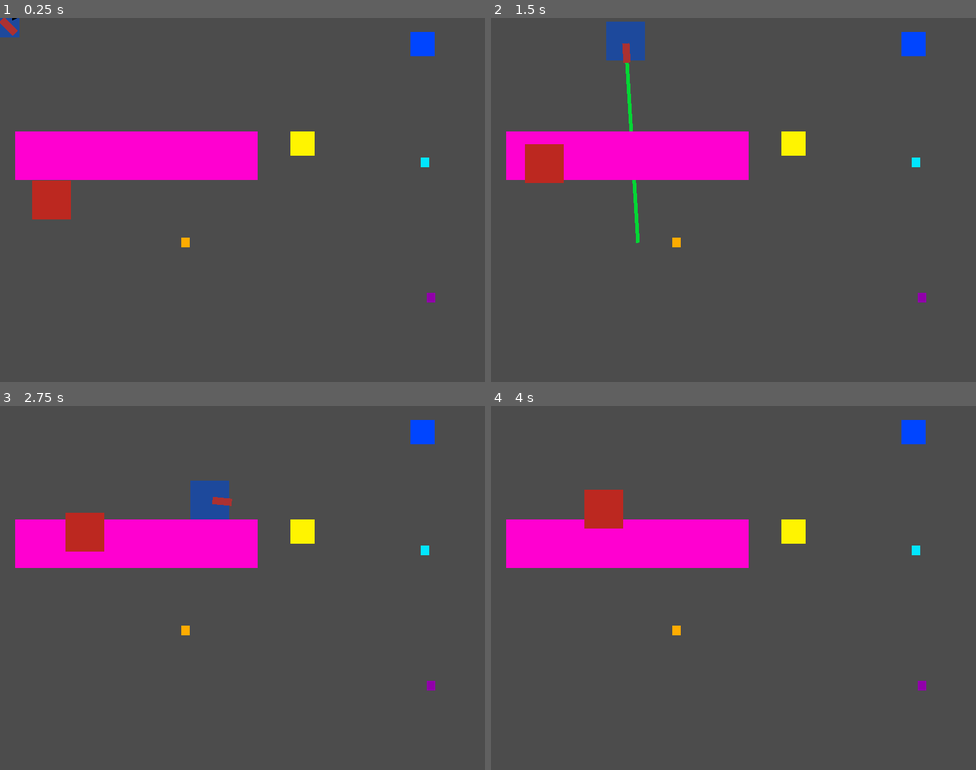
Above: before the commit, frames 1-4 (two rows, left to right).
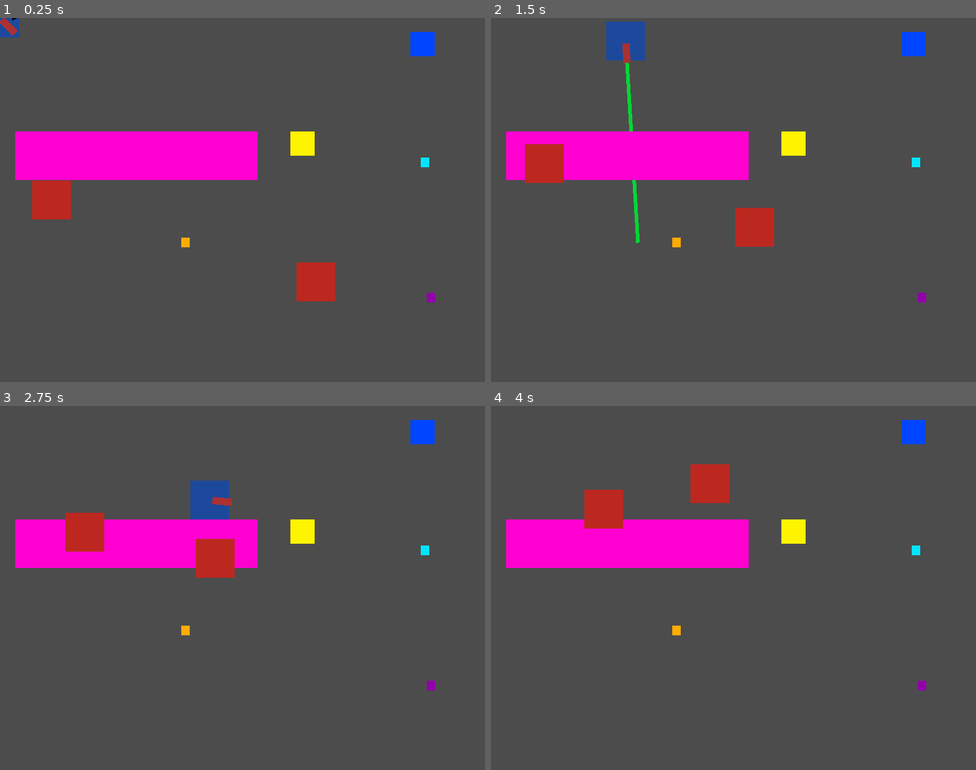
Above: after the commit, the same moments.

Repository: Hackerspace-IFUSP/Crossover_Jam_2021
Game: Godot game, scene res://Scenes/Game.tscn
Same seed, same stepped clock (60 frames per second), same inputs: the game is played once before the commit and once after it.
Inputs (mouse positions are in pixels of both pictures, inside the frame that each line leads up to):
- Up to frame 1 (0.25 s): no input
- Up to frame 2 (1.5 s): move the mouse to (840, 181) at 0.52 s; hold Right (ui_right) 0.53-1.28 s; tap Space (dash) at 0.6 s; move the mouse to (636, 218) at 1.27 s; hold Down (ui_down) from 1.28 s (still down); click (636, 218) at 1.35 s
- Up to frame 3 (2.75 s): move the mouse to (291, 507) at 2.02 s; release Down (ui_down) at 2.03 s; hold Right (ui_right) from 2.03 s (still down); tap Space (dash) at 2.1 s
- Up to frame 4 (4 s): move the mouse to (709, 660) at 2.77 s; release Right (ui_right) at 2.78 s; hold Up (ui_up) 2.78-3.53 s; click (709, 660) at 2.85 s; move the mouse to (879, 642) at 3.52 s; hold Left (ui_left) from 3.53 s (still down); tap Space (dash) at 3.6 s

The runs differ from the first frame. In frame 1, 0.9% of the frame differs, in the area x 61-70%, y 67-78%; in frame 2, 0.9%; in frame 3, 0.9%; in frame 4, 0.9%.

Commit message:
add_pikasign

Diff:
--- a/Scenes/Game.tscn
+++ b/Scenes/Game.tscn
@@ -288,6 +288,9 @@
 speed = 50.0
 moves = [ Vector2( 500, 0 ), Vector2( 0, 200 ) ]
 
+[node name="Enemy2" parent="." instance=ExtResource( 5 )]
+position = Vector2( 539.9, 450.709 )
+
 [connection signal="timeout" from="Player/dash_timer" to="Player" method="_on_dash_timer_timeout"]
 [connection signal="timeout" from="Player/invincibility_timer" to="Player" method="_on_invincibility_timer_timeout"]
 [connection signal="body_shape_entered" from="upgrade_lake" to="upgrade_lake" method="_on_upgrade_lake_body_shape_entered"]
--- a/Scripts/Player.gd
+++ b/Scripts/Player.gd
@@ -1,3 +1,5 @@
+#A Code by: KeichiTS - 09.2021
+
 extends KinematicBody2D
 
 var velocity = Vector2.ZERO
@@ -142,3 +144,28 @@
 	set_collision_mask_bit( 1 , true )
 
 ###
+
+###################################################
+#     ~ It ain't much, but it's honest work ~     #
+###################################################
+##        #####################################   #
+##          #############################         #
+####            ######################            #
+#####            #####           #                #
+#######                                         ###
+#########  #                                   ####
+###########                              ## #######
+#########      ###               ###       ########
+#########     # ###             #####       #######
+########      #####             ####         ######
+########       ##                ##          ######
+#######               ##                    #######
+#######  ##           ####            ##      #####
+####### #####        ########       #######    ####
+########               #####                    ###
+#########                                       ###
+##########                                       ##
+#########                                         #
+###################################################
+#               ~ KeichiTS - 2021 ~               #
+###################################################
